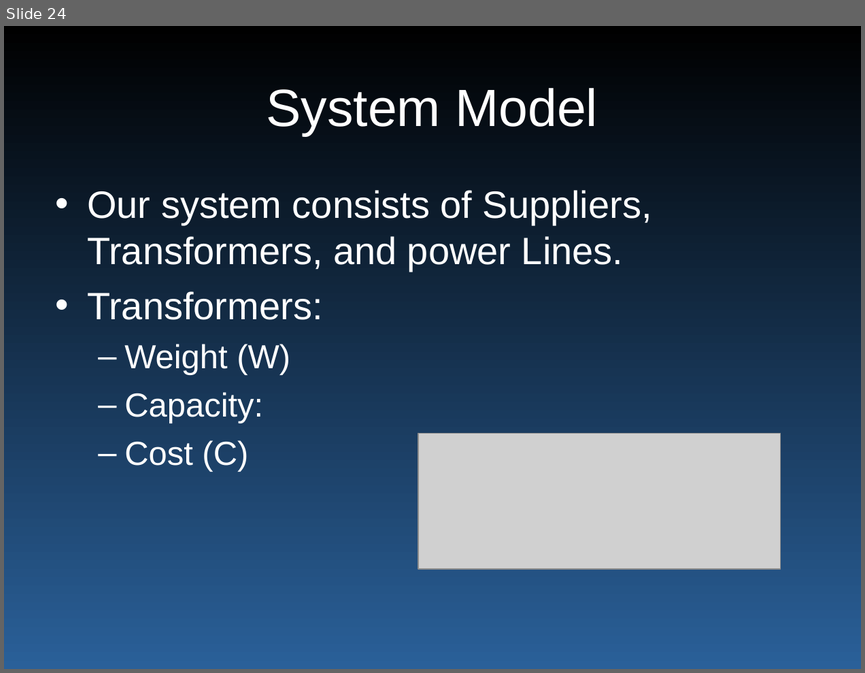
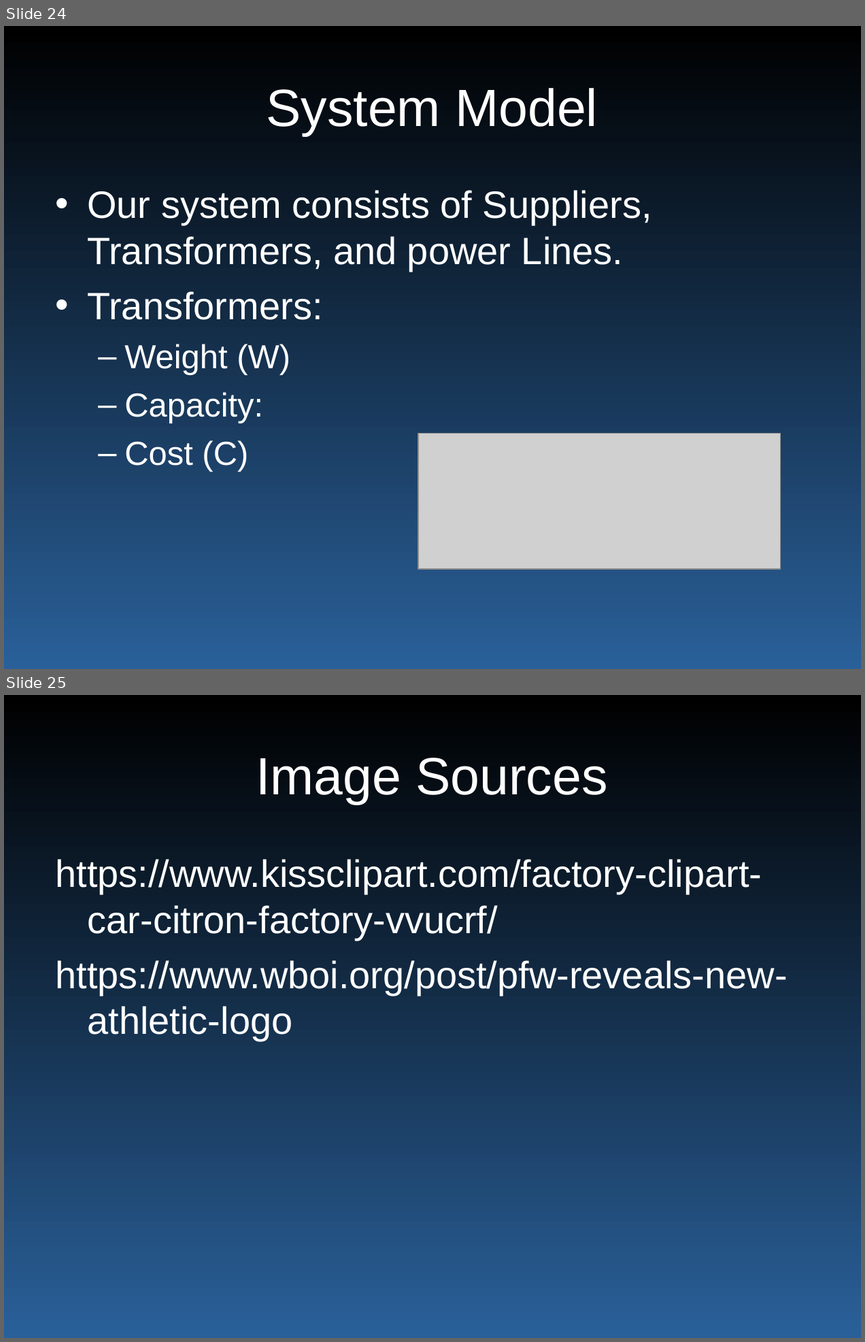
Before and after one commit to wyatt8740/CS460_Capstone, a slide deck: smartgrid_465.ppt. Shown one above the other, each under a label of ours: slide 24 before the commit, slides 24 and 25 after it. The pictures are 865x673 and 865x1342 pixels, drawn with LibreOffice and Linux fonts; fonts in the diff are those of the drawing; grey boxes stand for pictures. Boxes give left, top, right and bottom in pixels: in the first picture for what was removed or moved away, otherwise in the second. Text is boxed around its words. In the diff, an @@ line names an element or a change of style, - is before the commit and + after.

```diff
--- a/smartgrid_465.ppt
+++ b/smartgrid_465.ppt
@@ slide 25 added at (4, 695, 861, 1338), background gradient #000000 to #2A6099 @@
@@ title added at (256, 758, 607, 804), 44 pt, text #FFFFFF @@
+Image Sources
@@ text added at (55, 859, 787, 1041), 32 pt, text #FFFFFF @@
+https://www.kissclipart.com/factory-clipart-car-citron-factory-vvucrf/
+https://www.wboi.org/post/pfw-reveals-new-athletic-logo
```
Also in this commit, not shown: 1 slide changed.
